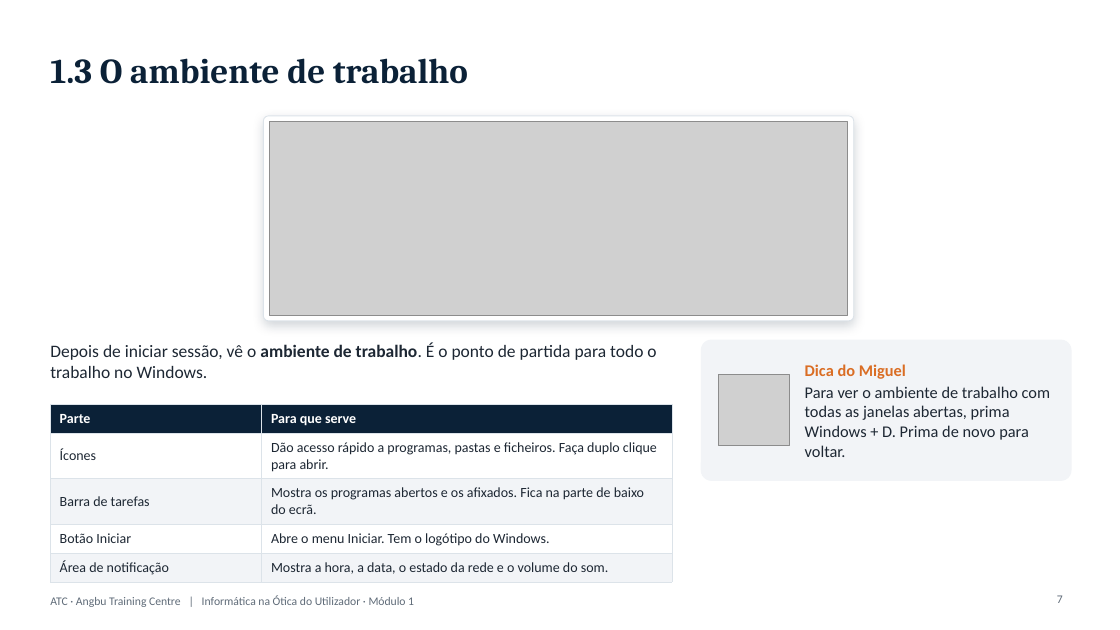
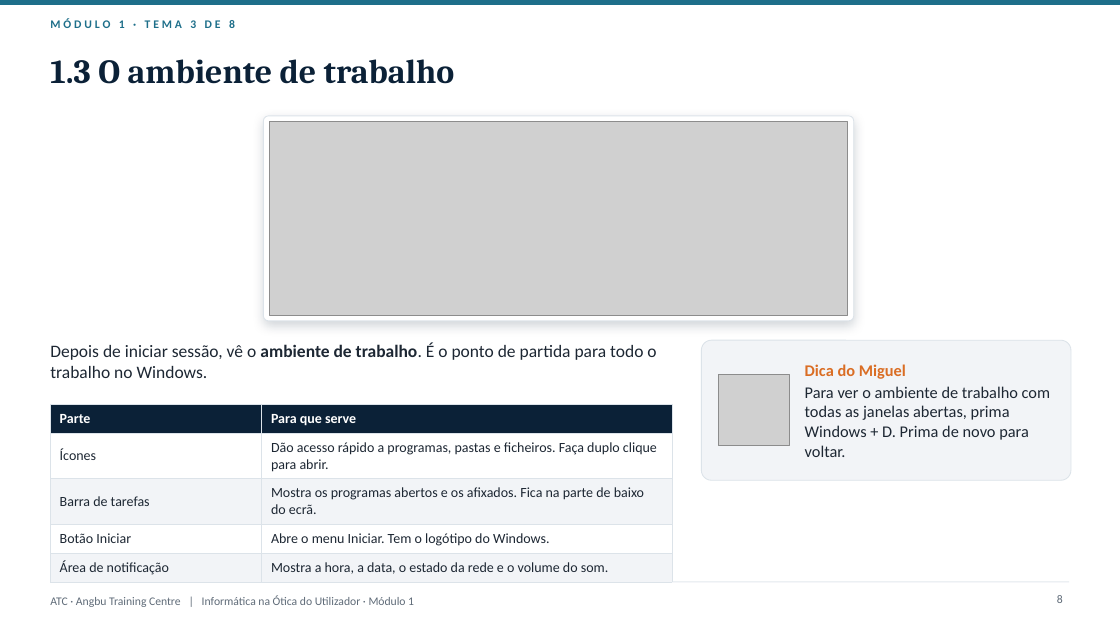
Before and after one commit to almeidaojose36/atc_lms, a slide deck: slide 8 of producao/apresentacoes/Informatica_Modulo1.pptx (slide 7 before the commit). Drawn at 1120x630 pixels with LibreOffice and Linux fonts; fonts in the diff are those of the drawing; grey boxes stand for pictures; background and template pictures are left out. Boxes give left, top, right and bottom in pixels: in the first picture for what was removed or moved away, otherwise in the second. Text is boxed around its words. In the diff, an @@ line names an element or a change of style, - is before the commit and + after.

```diff
--- a/producao/apresentacoes/Informatica_Modulo1.pptx
+++ b/producao/apresentacoes/Informatica_Modulo1.pptx
@@ rectangle added at box(0, 0, 1120, 5), fill #1E6F8A @@
@@ text added at box(50, 18, 235, 28), 10 pt, text #1E6F8A, bold @@
+MÓDULO 1 · TEMA 3 DE 8
@@ title "1.3 O ambiente de trabalho" at box(50, 59, 455, 84): size 30 to 29 pt @@
@@ rounded rectangle at box(702, 340, 1071, 481): outline #F2F4F7 1 pt to #DCE3E9 0.75 pt @@
@@ rectangle added at box(50, 581, 1070, 582), fill #E3E8EE @@
@@ page number at box(1057, 595, 1063, 603): text changed @@
-7
+8
```
Also in this commit, not shown: 16 other slides changed, 2 slides added, 22 other files.
